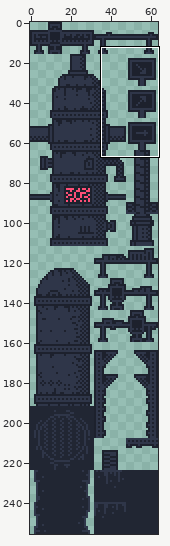
One commit to this sprite sheet: assets/backgrounds3.png. The first picture is a wide view before the edit; the outline marks the close-up.
Close-up. Old version:
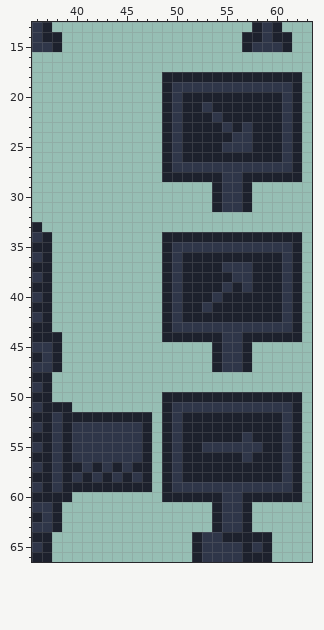
The file is 64x256 pixels. Colours within 5 levels of each other are drawn and written as one. Shown: x 36..63, y 13..66.
After:
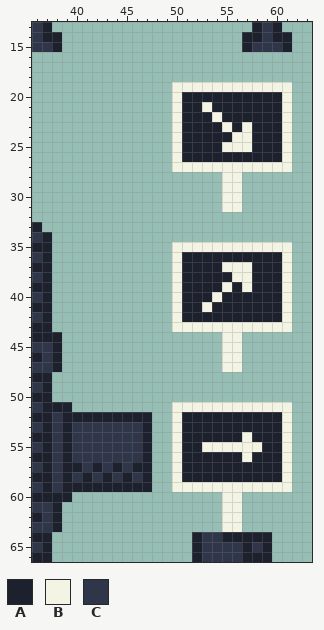
Palette (. is transparent): A #1d212d  B #f4f4e4  C #2f3649
Changes in this commit:
y 18: x 49..62 AAAAAAAAAAAAAA -> ..............
y 19: x 49..62 ACCCCCCCCCCCCA -> .BBBBBBBBBBBB.
y 20: x 49..50 AC -> .B; x 61..62 CA -> B.
y 21: x 49..50 AC -> .B; x 53 C -> B; x 61..62 CA -> B.
y 22: x 49..50 AC -> .B; x 54 C -> B; x 61..62 CA -> B.
y 23: x 49..50 AC -> .B; x 55 C -> B; x 57 C -> B; x 61..62 CA -> B.
y 24: x 49..50 AC -> .B; x 56..57 CC -> BB; x 61..62 CA -> B.
y 25: x 49..50 AC -> .B; x 55..57 CCC -> BBB; x 61..62 CA -> B.
y 26: x 49..50 AC -> .B; x 61..62 CA -> B.
y 27: x 49..62 ACCCCCCCCCCCCA -> .BBBBBBBBBBBB.
y 28: x 49..62 AAAAAACCAAAAAA -> ......BB......
y 29..31: x 54..57 ACCA -> .BB.
y 34: x 49..62 AAAAAAAAAAAAAA -> ..............
y 35: x 49..62 ACCCCCCCCCCCCA -> .BBBBBBBBBBBB.
y 36: x 49..50 AC -> .B; x 61..62 CA -> B.
y 37: x 49..50 AC -> .B; x 55..57 CCC -> BBB; x 61..62 CA -> B.
y 38: x 49..50 AC -> .B; x 56..57 CC -> BB; x 61..62 CA -> B.
y 39: x 49..50 AC -> .B; x 55 C -> B; x 57 C -> B; x 61..62 CA -> B.
y 40: x 49..50 AC -> .B; x 54 C -> B; x 61..62 CA -> B.
y 41: x 49..50 AC -> .B; x 53 C -> B; x 61..62 CA -> B.
y 42: x 49..50 AC -> .B; x 61..62 CA -> B.
y 43: x 49..62 ACCCCCCCCCCCCA -> .BBBBBBBBBBBB.
y 44: x 49..62 AAAAAACCAAAAAA -> ......BB......
y 45..47: x 54..57 ACCA -> .BB.
y 50: x 49..62 AAAAAAAAAAAAAA -> ..............
y 51: x 49..62 ACCCCCCCCCCCCA -> .BBBBBBBBBBBB.
y 52..53: x 49..50 AC -> .B; x 61..62 CA -> B.
y 54: x 49..50 AC -> .B; x 57 C -> B; x 61..62 CA -> B.
y 55: x 49..50 AC -> .B; x 53..58 CCCCCC -> BBBBBB; x 61..62 CA -> B.
y 56: x 49..50 AC -> .B; x 57 C -> B; x 61..62 CA -> B.
y 57..58: x 49..50 AC -> .B; x 61..62 CA -> B.
y 59: x 49..62 ACCCCCCCCCCCCA -> .BBBBBBBBBBBB.
y 60: x 49..62 AAAAAACCAAAAAA -> ......BB......
y 61..63: x 54..57 ACCA -> .BB.
Where, in picture pixels (left, top, right, bottom), the same in both close-ups:
changed: (162, 72, 302, 532)
